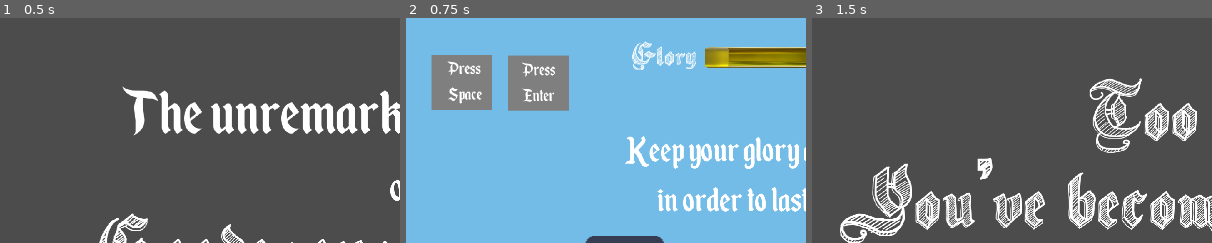
Above: before the commit, frames 1-3 (left to right).
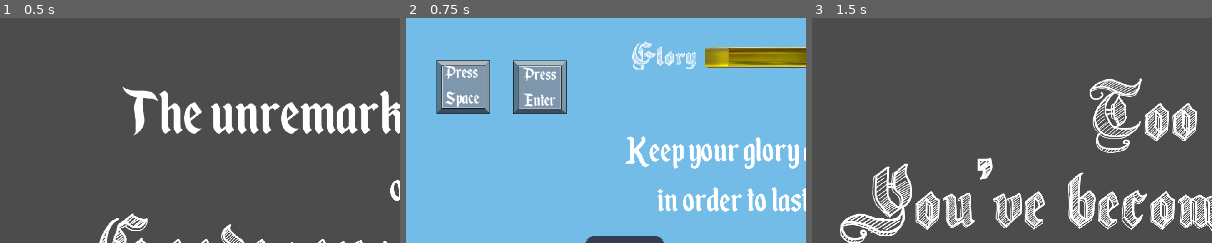
Above: after the commit, the same moments.

Repository: S-Blanco/GMTK_gamejam2023
Game: Godot game, scene res://Src/UI/StartGameScreen.tscn
Same seed, same stepped clock (60 frames per second), same inputs: the game is played once before the commit and once after it. The engine's default icon, where the game draws it, is replaced by a stand-in: a white triangle on a blue panel in a dark square.
Inputs:
- Up to frame 1 (0.5 s): no input
- Up to frame 2 (0.75 s): click "Start New Game" at 0.5 s
- Up to frame 3 (1.5 s): tap Space at 1.25 s; hold Right (ui_right) from 1.28 s (still down); hold A (test) from 1.28 s (still down)
The pictures show only the part of the screen within x 0-50%, y 0-50%; the shares and areas given below are measured in that part.

Frame 1 is identical in both runs. In frame 2, 7.8% of the frame differs, in the area x 6-41%, y 16-43%; in frame 3, nothing differs.

Commit message:
PwrUps shinanigan solved

Diff:
--- a/Game/Src/TestEnemyMovement.gd
+++ b/Game/Src/TestEnemyMovement.gd
@@ -3,8 +3,6 @@
 signal hero_stopped
 signal hero_runs_again # Cleme emits this signal when hero won fight
 signal hero_died # Cleme emits this signal when hero lost fight
-
-
 
 export(PackedScene) var enemyScn = preload("res://Src/Characters/Enemy.tscn")
 export(PackedScene) var enemyScn2 = preload("res://Src/Characters/Enemy2.tscn")
@@ -24,22 +22,20 @@
 export(int) var spawn_y = 820
 export(float) var slowTime = 1.5
 export(int) var PLAYER_SPAWN_X = -200
+export(float) var timerPwr = 2.0
 
 
 #onready var Enemy = $Enemy
 onready var Bckgnd = $Background/TextureRect
 onready var charPlayer = $Character/AnimationPlayer
 onready var charSprite = $Character/Sprite
+onready var toggle1 = $Power1Toggle
+onready var toggle2 = $Power2Toggle
 onready var stopScroll = 800
 onready var scrollDist = 0
-
+onready var timer = $Timer
 
 onready var enemies = [enemyScn,enemyScn2,enemyScn3,enemyScn4,enemyScn5,enemyScn6,enemyScn7,enemyScn8,enemyScn9,enemyScn10]
-
-
-
-
-
 
 var base_scroll_speed
 var base_pixel_speed
@@ -47,6 +43,7 @@
 var curr_scroll_speed
 var init_child_num
 var rng = RandomNumberGenerator.new()
+#var timer
 
 # variable used to indicate what action to perform in the game loop
 enum game_status {RUNNING, FIGHTING, DROPPED}
@@ -85,6 +82,12 @@
 	curr_pixel_speed = base_pixel_speed
 	curr_scroll_speed = base_scroll_speed
 	init_child_num = len(self.get_children())
+#	timer = Timer.new()
+	add_child(timer)
+	timer.connect("timeout", self, "_on_timer_timeout")
+	timer.wait_time = timerPwr
+	timer.one_shot = false
+	timer.start()
 	# $Character.connect('died',self,'spawn_player',[playerSpawnX])
 
 # Called every frame. 'delta' is the elapsed time since the previous frame.
@@ -174,20 +177,35 @@
 
 
 func _on_PlayerControls_power1():
-	if power_slots[0] == powers.no_power:
-		power1_toggle.change_to_filled_texture()
-		power_slots[0]= powers.lightning
-	else:
-		power1_toggle.change_to_empty_texture()
-		power_slots[0] = powers.no_power
+	match power_slots[0]:
+		powers.lightning:
+			print('lightning')
+			power1_toggle.change_to_empty_texture()
+		powers.potion:
+			print('potion')
+			power1_toggle.change_to_empty_texture()
+		powers.slippery_hands:
+			print('slippery_hands')
+			power1_toggle.change_to_empty_texture()
+#	if power_slots[0] == powers.no_power:
+#		power1_toggle.change_to_empty_texture()
+##		power1_toggle.change_to_filled_texture()
+#		power_slots[0]= powers.no_power
+#	else:
+#		power1_toggle.change_to_empty_texture()
+#		power_slots[0] = powers.no_power
 
 func _on_PlayerControls_power2():
-	if power_slots[1] == powers.no_power:
-		power2_toggle.change_to_filled_texture()
-		power_slots[1]= powers.lightning
-	else:
-		power2_toggle.change_to_empty_texture()
-		power_slots[1] = powers.no_power
+	match power_slots[1]:
+		powers.lightning:
+			print('lightning')
+			power2_toggle.change_to_empty_texture()
+		powers.potion:
+			print('potion')
+			power2_toggle.change_to_empty_texture()
+		powers.slippery_hands:
+			print('slippery_hands')
+			power2_toggle.change_to_empty_texture()
 
 func spawn_player():
 	var newPlayer
@@ -197,3 +215,17 @@
 	var tween = get_node("Tween")
 	tween.interpolate_property(newPlayer, "position:x",PLAYER_SPAWN_X,242,2,Tween.TRANS_CUBIC, Tween.EASE_IN)
 	tween.start()
+
+func _on_timer_timeout():
+	var idx = rng.randi_range(0, 3)
+	print('timeout',idx)
+	if toggle1.isEmpty:
+		toggle1.texture_id = idx
+		power_slots[0] = idx#powers.keys()[idx]
+		toggle1.change_to_filled_texture()
+		return
+	if toggle2.isEmpty:
+		toggle2.texture_id = idx
+		power_slots[1] = idx#powers.keys()[idx]
+		toggle2.change_to_filled_texture()
+		return
--- a/Game/Src/TestEnemyMovement.tscn
+++ b/Game/Src/TestEnemyMovement.tscn
@@ -25,12 +25,21 @@
 [node name="Tween" type="Tween" parent="."]
 
 [node name="Power1Toggle" parent="." instance=ExtResource( 5 )]
+margin_left = 545.0
+margin_top = 208.0
+margin_right = 1569.0
+margin_bottom = 1232.0
+rect_min_size = Vector2( 50, 50 )
+stretch_mode = 2
 
 [node name="Power2Toggle" parent="." instance=ExtResource( 5 )]
-margin_left = 907.0
-margin_top = 413.0
-margin_right = 1053.0
-margin_bottom = 545.0
+margin_left = 717.0
+margin_top = 207.0
+margin_right = 1741.0
+margin_bottom = 1231.0
+texture_id = 3
+
+[node name="Timer" type="Timer" parent="."]
 
 [connection signal="focus_entered" from="Character/PlayerControls" to="." method="_on_PlayerControls_focus_entered"]
 [connection signal="power1" from="Character/PlayerControls" to="." method="_on_PlayerControls_power1"]
--- a/Game/Src/UI/ToggleButton.gd
+++ b/Game/Src/UI/ToggleButton.gd
@@ -1,21 +1,25 @@
 extends TextureButton
 
-var texture_empty = preload("res://Assets/UI/no_power.png")
-var texture_lightning = preload("res://Assets/UI/lightning_power.png")
-var texture_id = 1
+var textures = [preload("res://Assets/UI/EmptyPwr.png"),preload("res://Assets/UI/LightningPwr.png"),preload("res://Assets/UI/PotionPwr.png"),preload("res://Assets/UI/SlipperyHandPwr.png")]
+export var texture_id = 1
+onready var isEmpty = true
 # Declare member variables here. Examples:
 # var a = 2
 # var b = "text"
 
 func change_to_empty_texture():
-	get_node(".").set_normal_texture(texture_empty)
+	get_node(".").set_normal_texture(textures[0])
+	isEmpty = true
 
 func change_to_filled_texture():
-	get_node(".").set_normal_texture(texture_lightning)
+	get_node(".").set_normal_texture(textures[texture_id])
+	if texture_id != 0:
+		isEmpty = false
 
 
 # Called when the node enters the scene tree for the first time.
 func _ready():
+	change_to_empty_texture()
 	pass
 
 
--- a/Game/Src/UI/ToggleButton.tscn
+++ b/Game/Src/UI/ToggleButton.tscn
@@ -1,12 +1,11 @@
 [gd_scene load_steps=3 format=2]
 
 [ext_resource path="res://Src/UI/ToggleButton.gd" type="Script" id=1]
-[ext_resource path="res://Assets/UI/no_power.png" type="Texture" id=2]
+[ext_resource path="res://Assets/UI/EmptyPwr.png" type="Texture" id=2]
 
 [node name="ToggleButton" type="TextureButton"]
-margin_left = 726.0
-margin_top = 418.0
-margin_right = 872.0
-margin_bottom = 550.0
+margin_right = 146.0
+margin_bottom = 132.0
+rect_scale = Vector2( 0.15, 0.15 )
 texture_normal = ExtResource( 2 )
 script = ExtResource( 1 )
--- a/Game/Src/World/world.tscn
+++ b/Game/Src/World/world.tscn
@@ -129,10 +129,10 @@
 script = ExtResource( 7 )
 
 [node name="PressSpace" type="Label" parent="CanvasLayer"]
-margin_left = 91.0
-margin_top = 92.0
-margin_right = 193.0
-margin_bottom = 237.0
+margin_left = 84.0
+margin_top = 101.0
+margin_right = 186.0
+margin_bottom = 246.0
 custom_fonts/font = SubResource( 3 )
 text = "Press
 Space"
@@ -140,10 +140,10 @@
 script = ExtResource( 8 )
 
 [node name="PressEnter" type="Label" parent="CanvasLayer"]
-margin_left = 278.0
-margin_top = 95.0
-margin_right = 359.0
-margin_bottom = 216.0
+margin_left = 280.0
+margin_top = 106.0
+margin_right = 361.0
+margin_bottom = 227.0
 custom_fonts/font = SubResource( 4 )
 text = "Press
 Enter"
@@ -154,13 +154,9 @@
 wait_time = 4.0
 autostart = true
 
-[connection signal="hero_died" from="TestEnemyMovement" to="." method="_on_TestEnemyMovement_hero_died"]
-[connection signal="hero_runs_again" from="TestEnemyMovement" to="." method="_on_TestEnemyMovement_hero_runs_again"]
-[connection signal="hero_stopped" from="TestEnemyMovement" to="." method="_on_TestEnemyMovement_hero_stopped"]
 [connection signal="power1" from="TestEnemyMovement/Character/PlayerControls" to="CanvasLayer/PressSpace" method="_on_PlayerControls_power1"]
 [connection signal="power2" from="TestEnemyMovement/Character/PlayerControls" to="CanvasLayer/PressEnter" method="_on_PlayerControls_power2"]
 [connection signal="timeout" from="Timer" to="CanvasLayer/GlobalInstruction" method="_on_Timer_timeout"]
-
 
 [editable path="TestEnemyMovement"]
 [editable path="TestEnemyMovement/Background"]
--- a/Game/project.godot
+++ b/Game/project.godot
@@ -23,17 +23,11 @@
 "class": "StatsHero",
 "language": "GDScript",
 "path": "res://Src/Characters/StatsHero.gd"
-}, {
-"base": "KinematicBody2D",
-"class": "enemy",
-"language": "GDScript",
-"path": "res://Src/Characters/Enemy.gd"
 } ]
 _global_script_class_icons={
 "StatsEnemy": "",
 "StatsGen": "",
-"StatsHero": "",
-"enemy": ""
+"StatsHero": ""
 }
 
 [application]
